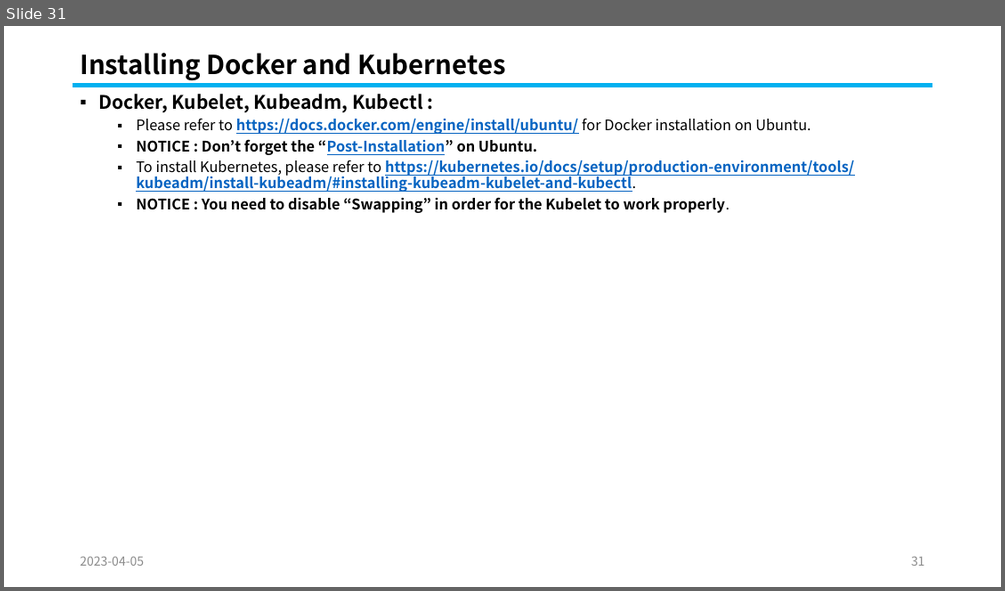
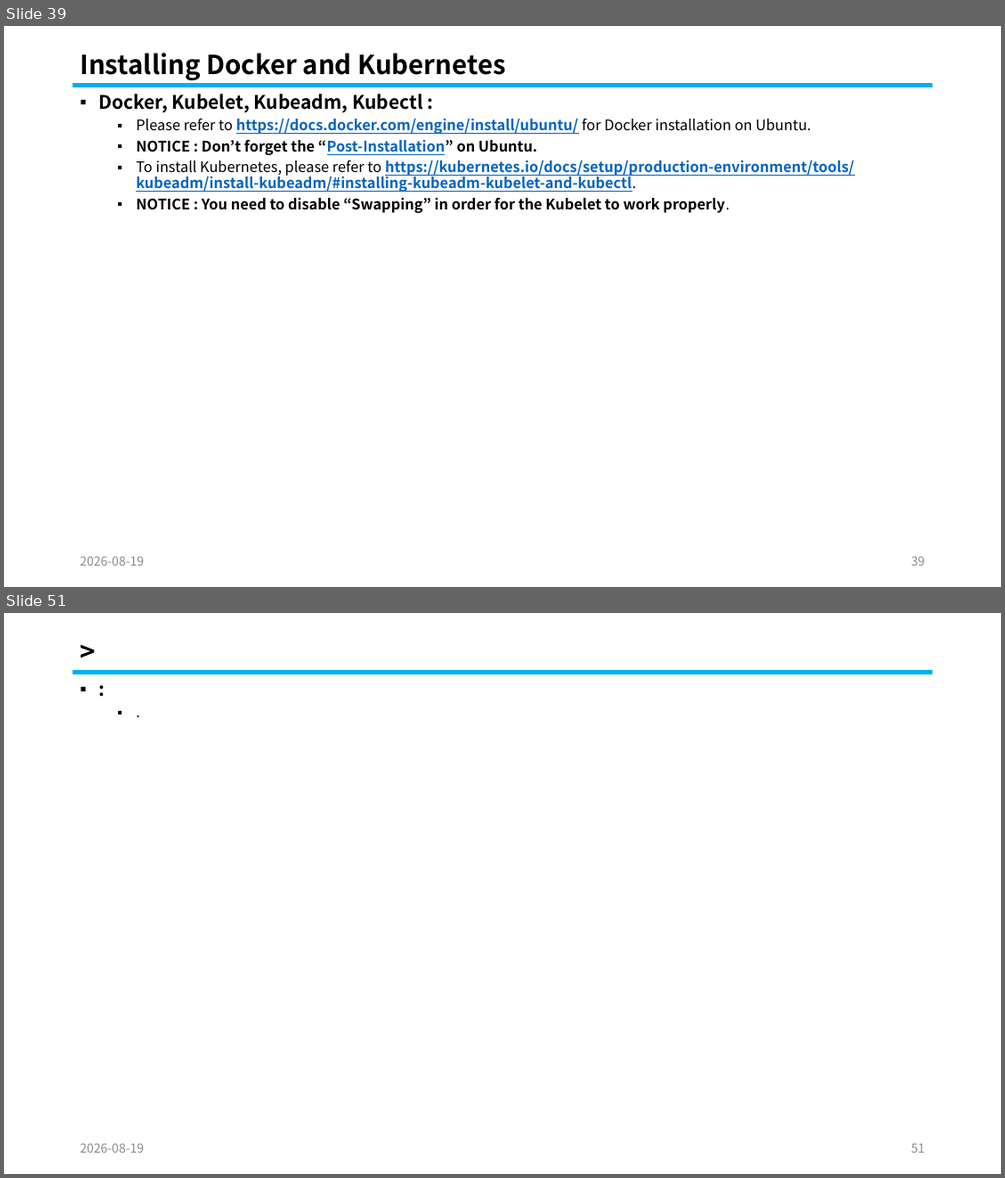
Before and after one commit to knix008/TestSimulator, a slide deck: Kubernetes/Kubernetes in Action Part 10-2026.08.25.pptx. Shown one above the other, each under a label of ours: slide 31 before the commit, slides 39 and 51 after it; the slides between them are not shown. The pictures are 1005x591 and 1005x1178 pixels, drawn with LibreOffice and Linux fonts; fonts in the diff are those of the drawing. Boxes give left, top, right and bottom in pixels: in the first picture for what was removed or moved away, otherwise in the second. Text is boxed around its words. In the diff, an @@ line names an element or a change of style, - is before the commit and + after.

```diff
--- a/Kubernetes/Kubernetes in Action Part 10-2026.08.25.pptx
+++ b/Kubernetes/Kubernetes in Action Part 10-2026.08.25.pptx
@@ slide 51 added at <box>4,613,1001,1174</box>, background #FFFFFF @@
@@ title added at <box>73,638,933,669</box>, 25.2 pt, text #000000, bold @@
+>
@@ text added at <box>73,676,933,1137</box>, 18 pt, text #000000, bold @@
+▪ :
+  ▪ .
@@ line added from (73, 673) to (933, 673), #00B0F0 4.5 pt @@
@@ text added at <box>80,1143,144,1152</box>, 12 pt, text #8C8C8C @@
+2026-08-19
@@ page number added at <box>911,1143,925,1152</box>, 12 pt, text #8C8C8C @@
+51
@@ what was slide 31 is now slide 39 @@
@@ slide 39 changed as well @@
@@ text at <box>80,556,144,565</box>: text changed @@
-2023-04-05
+2026-08-19
@@ page number at <box>911,556,925,565</box>: text changed @@
-31
+39
```
Also in this commit, not shown: 29 other slides changed, 31 other slides added, 23 slides removed, 23 other files.
